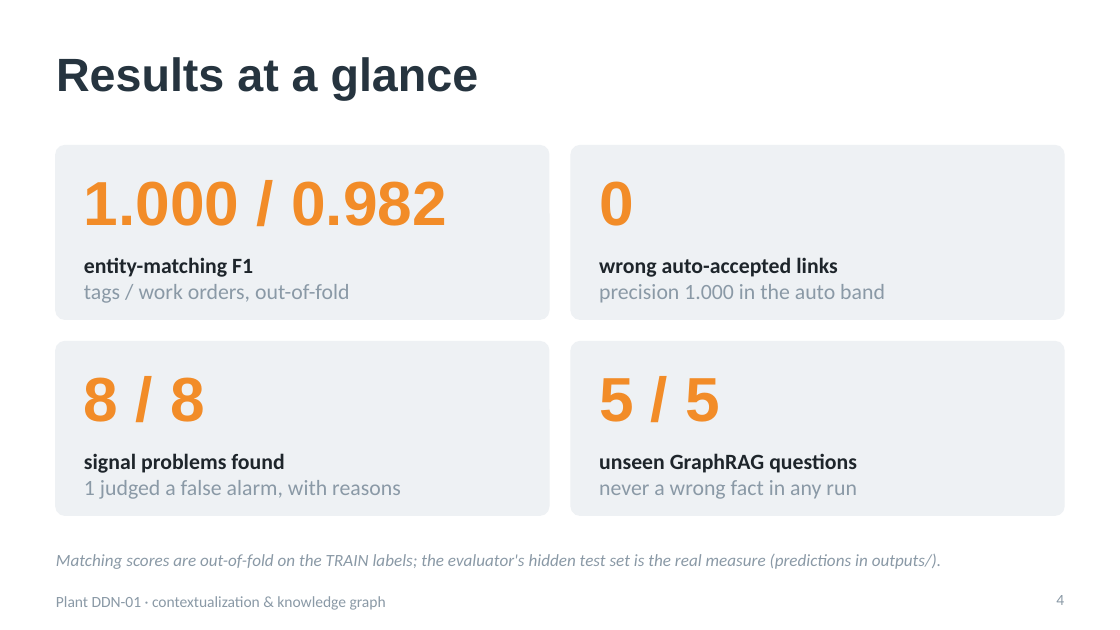
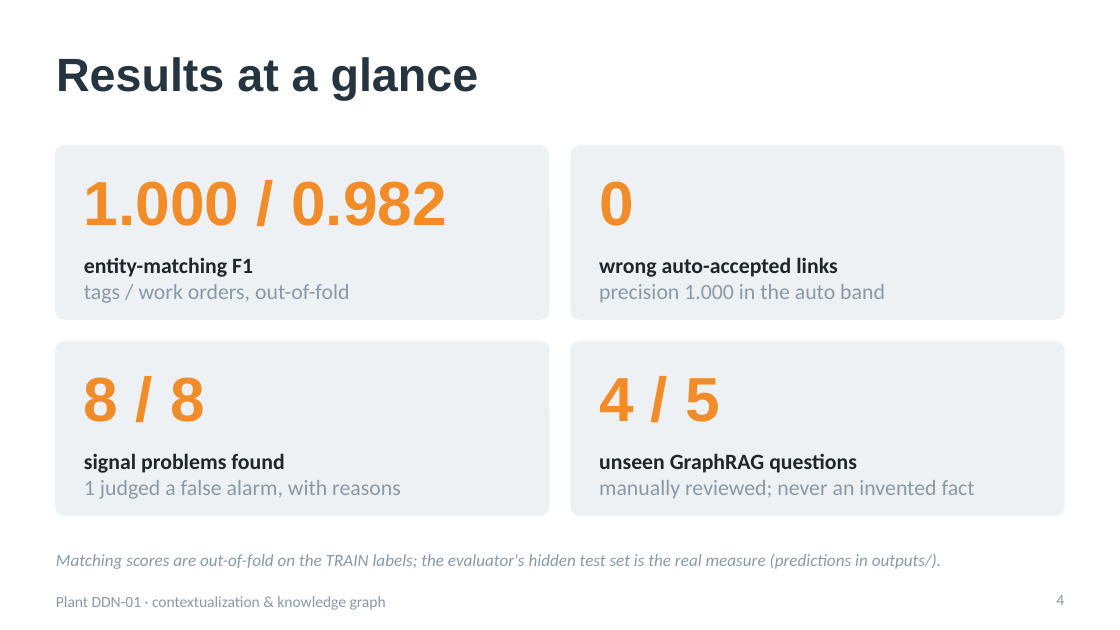
Before and after one commit to akashnegetive/Industrial-AI-Automobile-Manufacturing-Plant, a slide deck: slide 4 of slides/DDN01_interview.pptx. Drawn at 1120x630 pixels with LibreOffice and Linux fonts; fonts in the diff are those of the drawing. Boxes give left, top, right and bottom in pixels: in the first picture for what was removed or moved away, otherwise in the second. Text is boxed around its words. In the diff, an @@ line names an element or a change of style, - is before the commit and + after.

Commit message:
Report: E1 anomaly table, per-source matching table, Appendix B (GraphRAG expected vs actual), honest held-out score 4/5 after manual review, E3 not attempted; README, slides and docs aligned

```diff
--- a/slides/DDN01_interview.pptx
+++ b/slides/DDN01_interview.pptx
@@ text at (x1=599, y1=378, x2=720, y2=422): text changed @@
-5 / 5
+4 / 5
@@ text at (x1=599, y1=480, x2=975, y2=499): text changed @@
-never a wrong fact in any run
+manually reviewed; never an invented fact
```
Also in this commit, not shown: 1 other slide changed, 9 other files.
